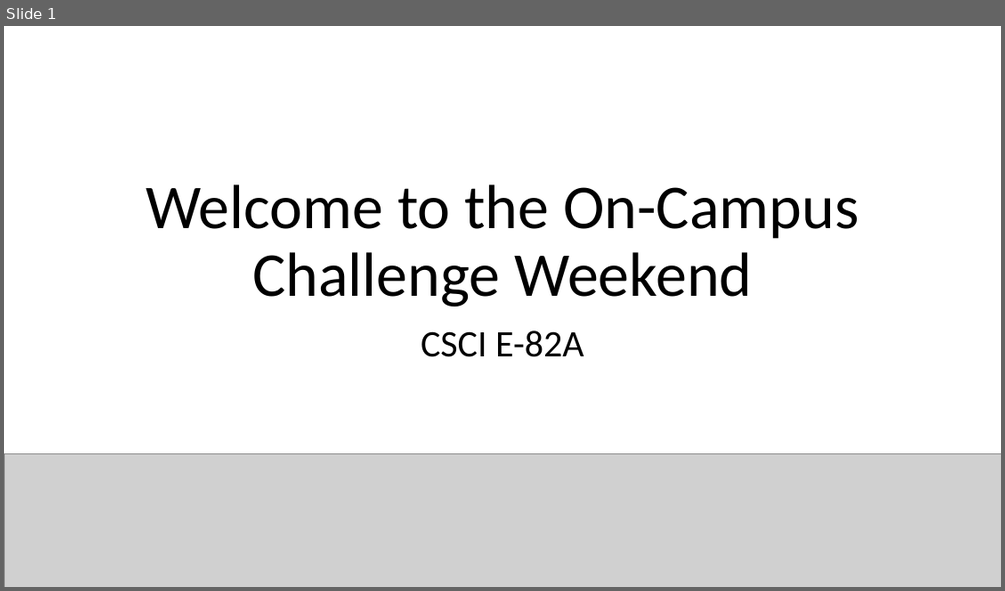
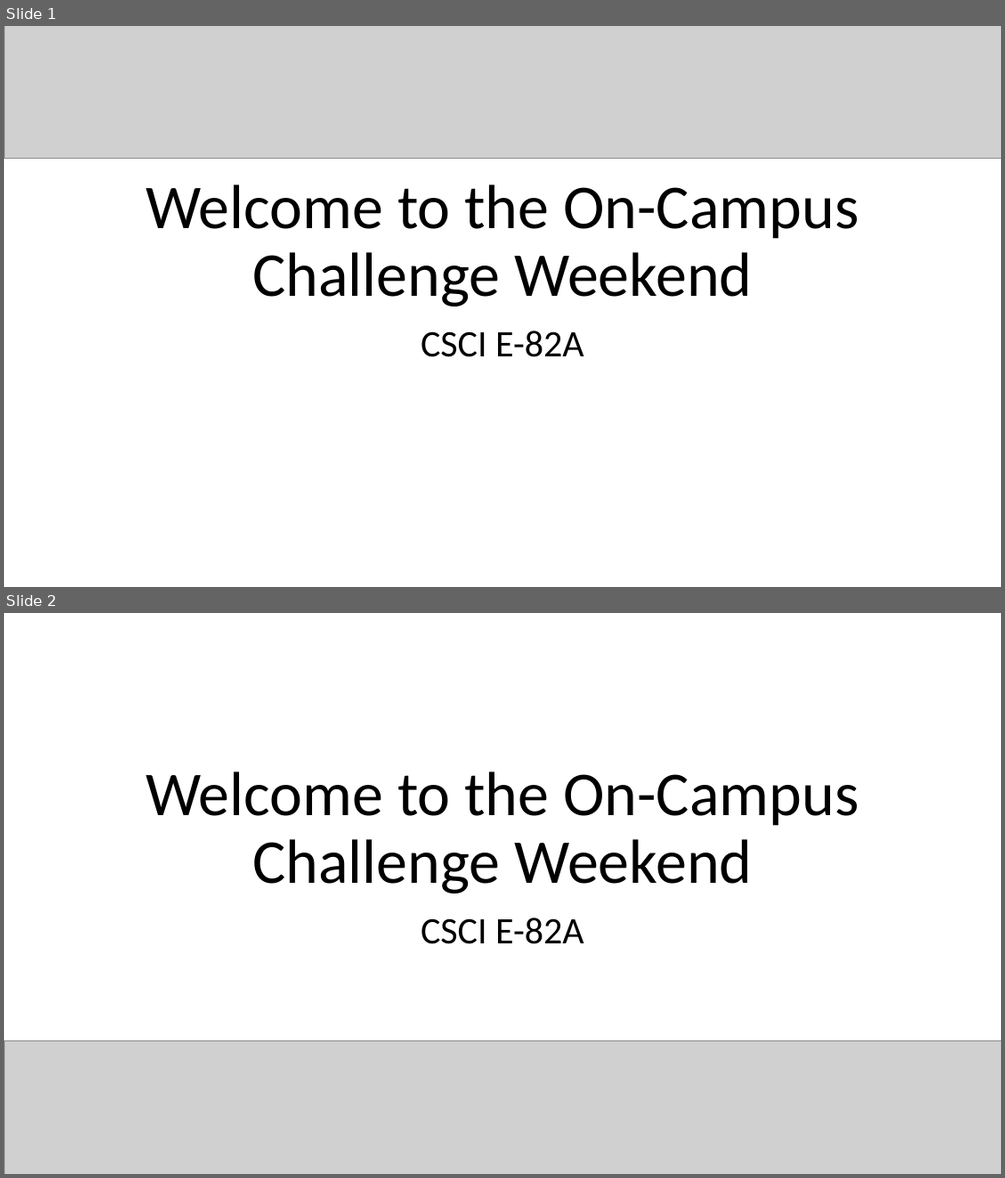
Before and after one commit to StephenElston/CSCI_E_82A_Probabalistic_Programming, a slide deck: Challenges/ChallengeWeekend.pptx. Shown one above the other, each under a label of ours: slide 1 before the commit, slides 1 and 2 after it. The pictures are 1005x591 and 1005x1178 pixels, drawn with LibreOffice and Linux fonts; fonts in the diff are those of the drawing; grey boxes stand for pictures. Boxes give left, top, right and bottom in pixels: in the first picture for what was removed or moved away, otherwise in the second. Text is boxed around its words. In the diff, an @@ line names an element or a change of style, - is before the commit and + after.

```diff
--- a/Challenges/ChallengeWeekend.pptx
+++ b/Challenges/ChallengeWeekend.pptx
@@ slide 1 added at (4, 26, 1001, 587), background #FFFFFF @@
@@ picture added at (4, 26, 1001, 159) @@
@@ title added at (146, 184, 858, 306), 60 pt, text #000000 @@
+Welcome to the On-Campus Challenge Weekend
@@ subtitle added at (421, 330, 584, 357), 36 pt, text #000000 @@
+CSCI E-82A
@@ what was slide 1 is now slide 2 @@
```
Also in this commit, not shown: 7 other files.
